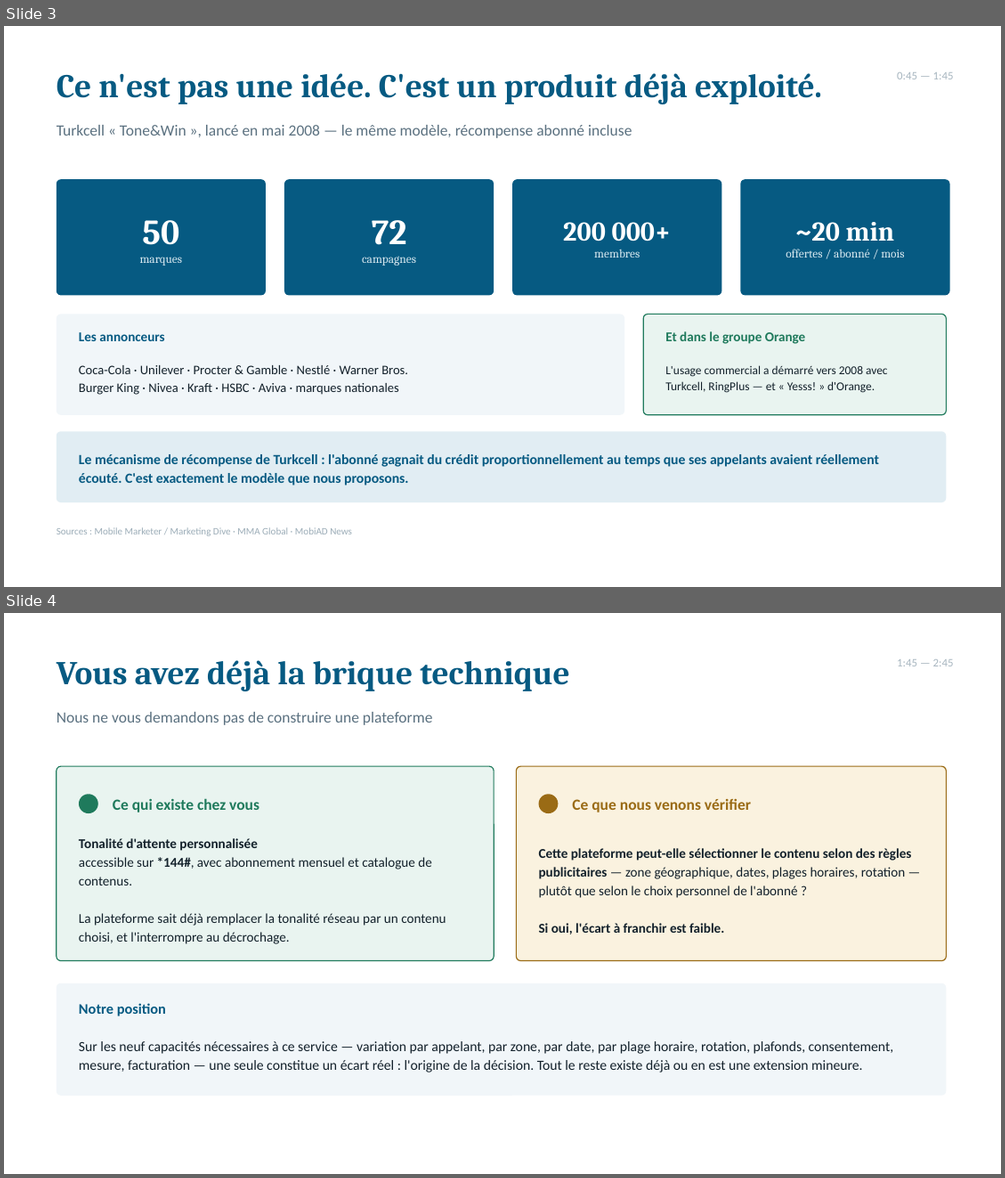
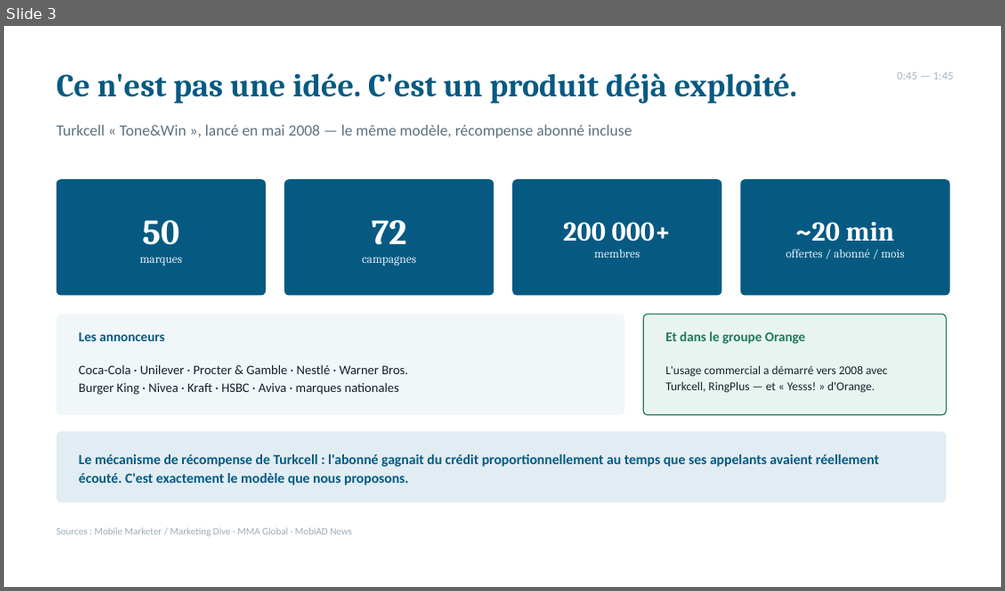
Before and after one commit to techres2boost/mms-consulting, a slide deck: docs/presentation/Call_Com_Orange_Premiere_Rencontre_5min.pptx. Shown one above the other, each under a label of ours: slides 3 and 4 before the commit, slide 3 after it. The pictures are 1005x1178 and 1005x591 pixels, drawn with LibreOffice and Linux fonts; fonts in the diff are those of the drawing. Boxes give left, top, right and bottom in pixels: in the first picture for what was removed or moved away, otherwise in the second. Text is boxed around its words. In the diff, an @@ line names an element or a change of style, - is before the commit and + after.

```diff
--- a/docs/presentation/Call_Com_Orange_Premiere_Rencontre_5min.pptx
+++ b/docs/presentation/Call_Com_Orange_Premiere_Rencontre_5min.pptx
@@ slide 4 removed at [4, 613, 1001, 1174], background #FFFFFF @@
@@ text removed at [57, 660, 569, 691] @@
-Vous avez déjà la brique technique
@@ text removed at [897, 659, 954, 666] @@
-1:45 — 2:45
@@ text removed at [57, 712, 433, 725] @@
-Nous ne vous demandons pas de construire une plateforme
@@ rounded rectangle removed at [57, 766, 494, 961] @@
@@ rounded rectangle removed at [517, 766, 947, 961] @@
@@ ellipse removed at [79, 794, 98, 813] @@
@@ text removed at [113, 798, 259, 812] @@
-Ce qui existe chez vous
@@ ellipse removed at [539, 794, 558, 813] @@
@@ text removed at [572, 798, 751, 812] @@
-Ce que nous venons vérifier
@@ text removed at [79, 838, 445, 944] @@
-Tonalité d'attente personnalisée
-accessible sur *144#, avec abonnement mensuel et catalogue de contenus.
-La plateforme sait déjà remplacer la tonalité réseau par un contenu choisi, et l'interrompre au décrochage.
@@ text removed at [539, 848, 911, 934] @@
-Cette plateforme peut-elle sélectionner le contenu selon des règles publicitaires — zone géographique, dates, plages horaires, rotation — plutôt que selon le choix personnel de l'abonné ?
-Si oui, l'écart à franchir est faible.
@@ rounded rectangle removed at [57, 983, 947, 1095] @@
@@ text removed at [79, 1003, 166, 1016] @@
-Notre position
@@ text removed at [79, 1041, 893, 1072] @@
-Sur les neuf capacités nécessaires à ce service — variation par appelant, par zone, par date, par plage horaire, rotation, plafonds, consentement, mesure, facturation — une seule constitue un écart réel : l'origine de la décision. Tout le reste existe déjà ou en est une extension mineure.
@@ slide 3 changed as well @@
@@ text "Ce n'est pas une idée. ..." at [57, 73, 797, 103]: size 32 to 31 pt @@
```
Also in this commit, not shown: 5 other slides changed, 3 slides added, 2 other slides removed, 6 other files.
